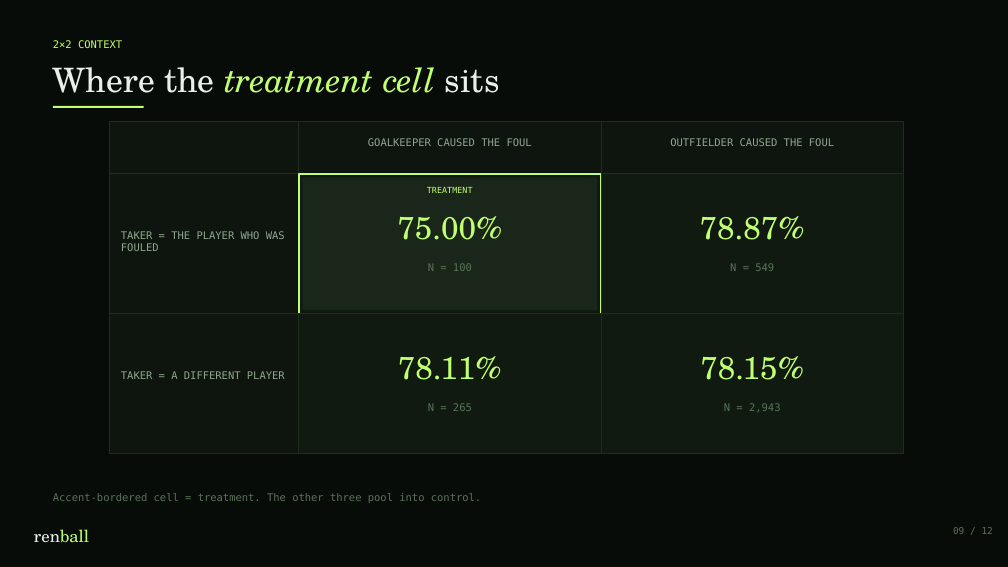
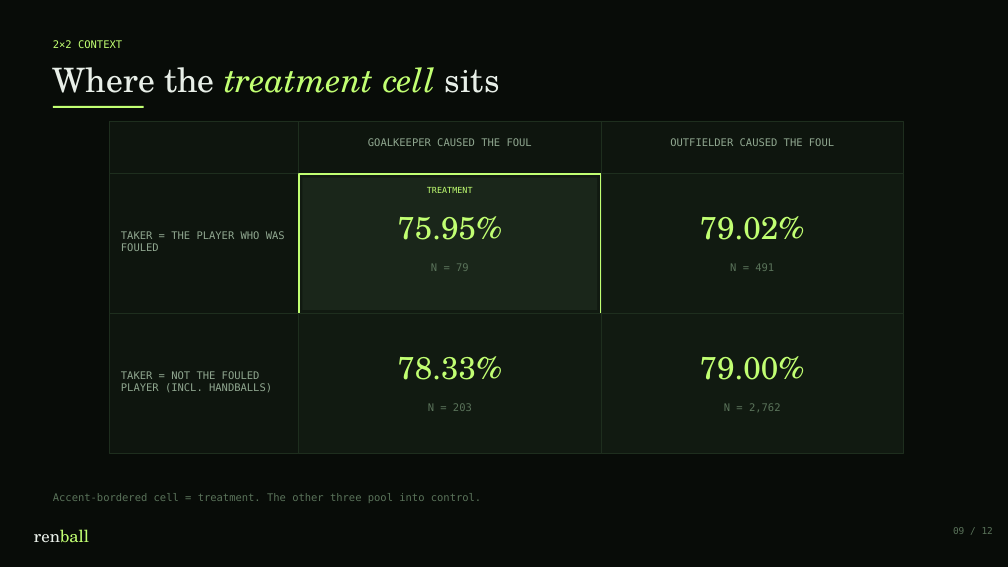
Before and after one commit to koeymenc/renball, a slide deck: slide 9 of projects/01-penalty-analysis/slides.pptx. Drawn at 1008x567 pixels with LibreOffice and Linux fonts; fonts in the diff are those of the drawing. Boxes give left, top, right and bottom in pixels: in the first picture for what was removed or moved away, otherwise in the second. Text is boxed around its words. In the diff, an @@ line names an element or a change of style, - is before the commit and + after.

```diff
--- a/projects/01-penalty-analysis/slides.pptx
+++ b/projects/01-penalty-analysis/slides.pptx
@@ text at (x1=397, y1=216, x2=502, y2=240): text changed @@
-75.00%
+75.95%
@@ text at (x1=700, y1=216, x2=805, y2=240): text changed @@
-78.87%
+79.02%
@@ text at (x1=431, y1=263, x2=469, y2=271): text changed @@
-N = 100
+N = 79
@@ text at (x1=730, y1=263, x2=774, y2=271): text changed @@
-N = 549
+N = 491
@@ text at (x1=397, y1=356, x2=502, y2=380): text changed @@
-78.11%
+78.33%
@@ text at (x1=700, y1=356, x2=805, y2=380): text changed @@
-78.15%
+79.00%
@@ text at (x1=121, y1=371, x2=272, y2=392): text changed @@
-TAKER = A DIFFERENT PLAYER
+TAKER = NOT THE FOULED PLAYER (INCL. HANDBALLS)
@@ text at (x1=724, y1=403, x2=781, y2=412): text changed @@
-N = 2,943
+N = 2,762
```
Also in this commit, not shown: 7 other slides changed, 31 other files.
